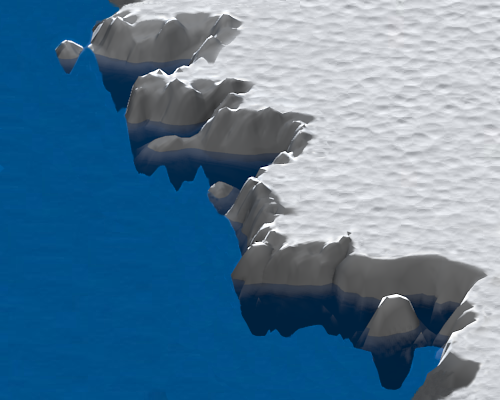
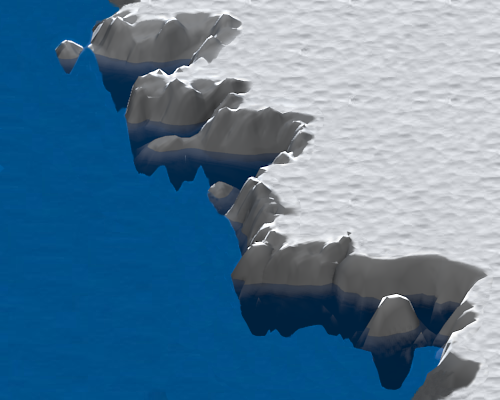
Two versions of the same layered image (500px x 400px). Layer-by-layer changes:
painted on "Pasted Layer" over box(137, 0, 500, 400)
